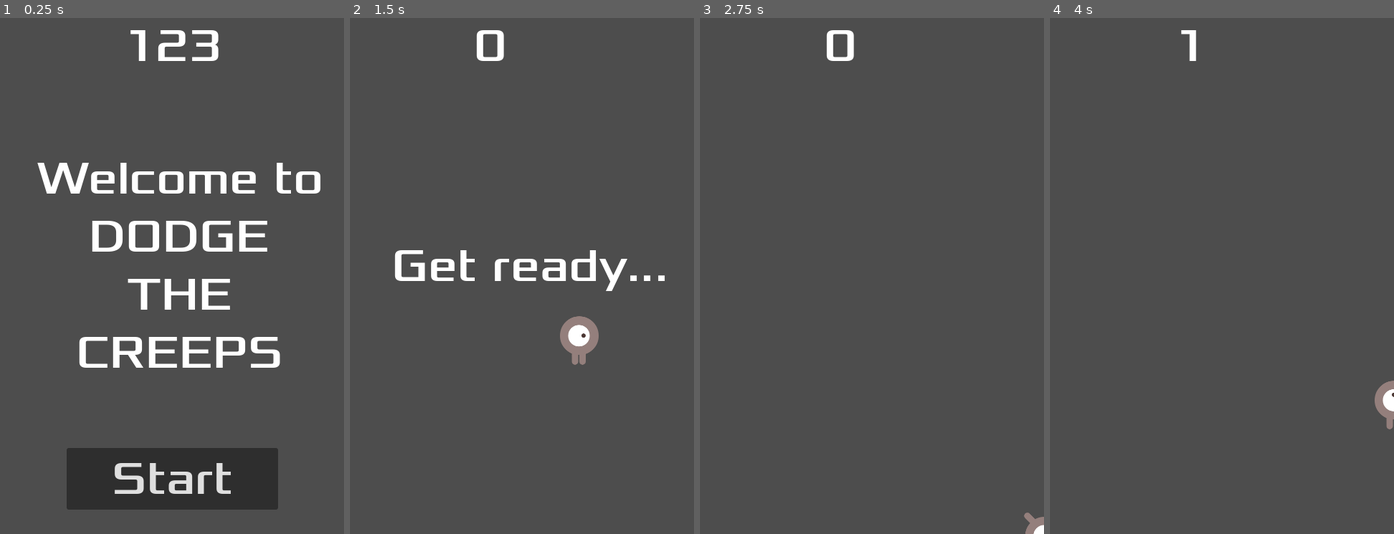
Above: before the commit, frames 1-4 (left to right).
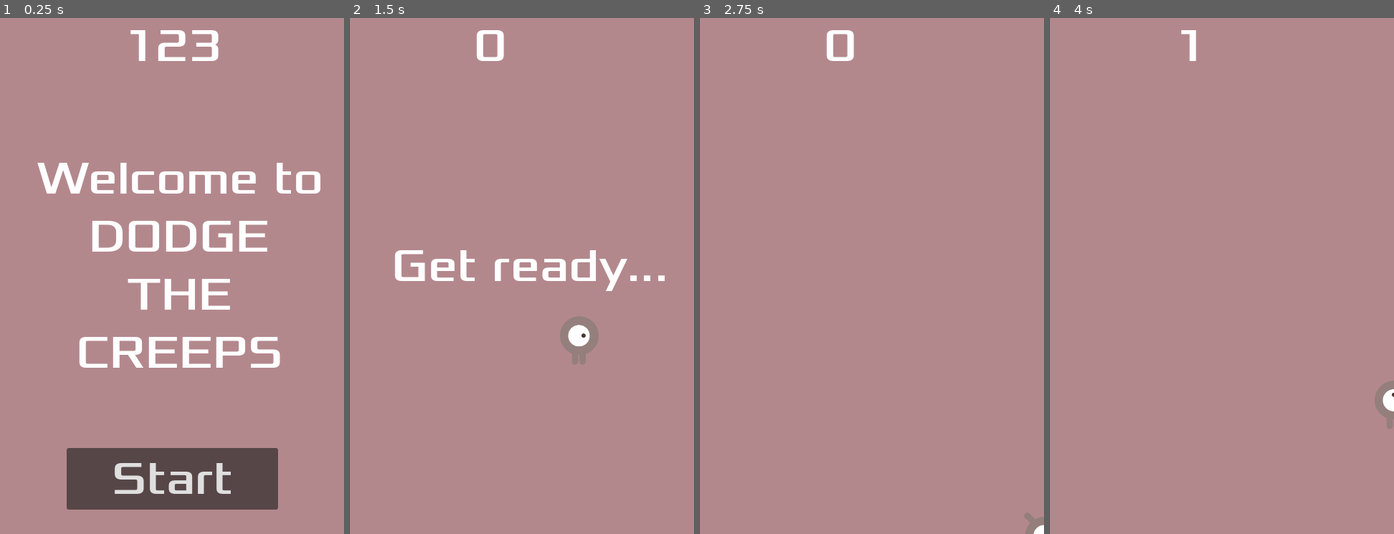
Above: after the commit, the same moments.

Repository: slinkp/godot-first-2d-game-tutorial
Game: Godot game, scene res://main.tscn
Same seed, same stepped clock (60 frames per second), same inputs: the game is played once before the commit and once after it.
Inputs:
- Up to frame 1 (0.25 s): no input
- Up to frame 2 (1.5 s): click "Start" at 0.5 s; tap Enter at 1.25 s; hold Right (move_right) from 1.28 s (still down)
- Up to frame 3 (2.75 s): release Right (move_right) at 2.03 s; hold Down (move_down) from 2.03 s (still down)
- Up to frame 4 (4 s): release Down (move_down) at 2.78 s; hold Right (move_right) 2.78-3.53 s; hold Up (move_up) from 3.53 s (still down)

The runs differ from the first frame. In frame 1, 94% of the frame differs, in the area x 0-100%, y 0-100%; in frame 2, 98%; in frame 3, 100%; in frame 4, 100%.

Commit message:
Added background color

Diff:
--- a/main.tscn
+++ b/main.tscn
@@ -14,6 +14,14 @@
 [node name="Main" type="Node"]
 script = ExtResource("1_etlhb")
 mob_scene = ExtResource("2_4aogo")
+
+[node name="ColorRect" type="ColorRect" parent="."]
+anchors_preset = 15
+anchor_right = 1.0
+anchor_bottom = 1.0
+grow_horizontal = 2
+grow_vertical = 2
+color = Color(0.701961, 0.533333, 0.552941, 1)
 
 [node name="Player" parent="." instance=ExtResource("1_n5jjx")]
 
